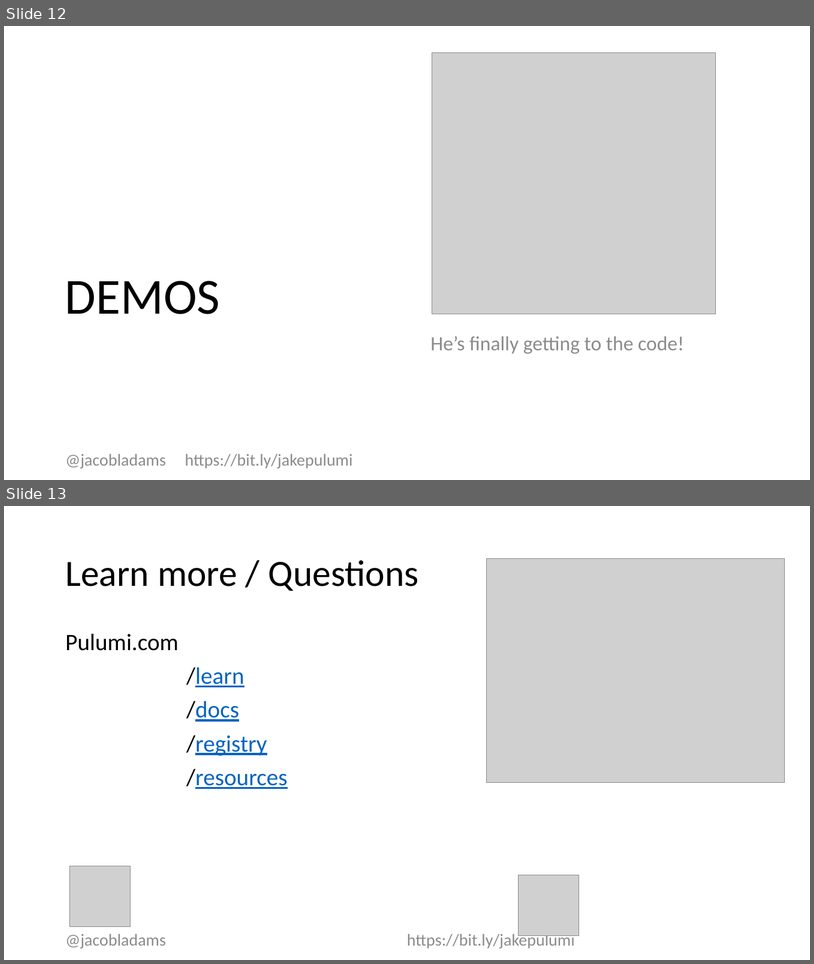
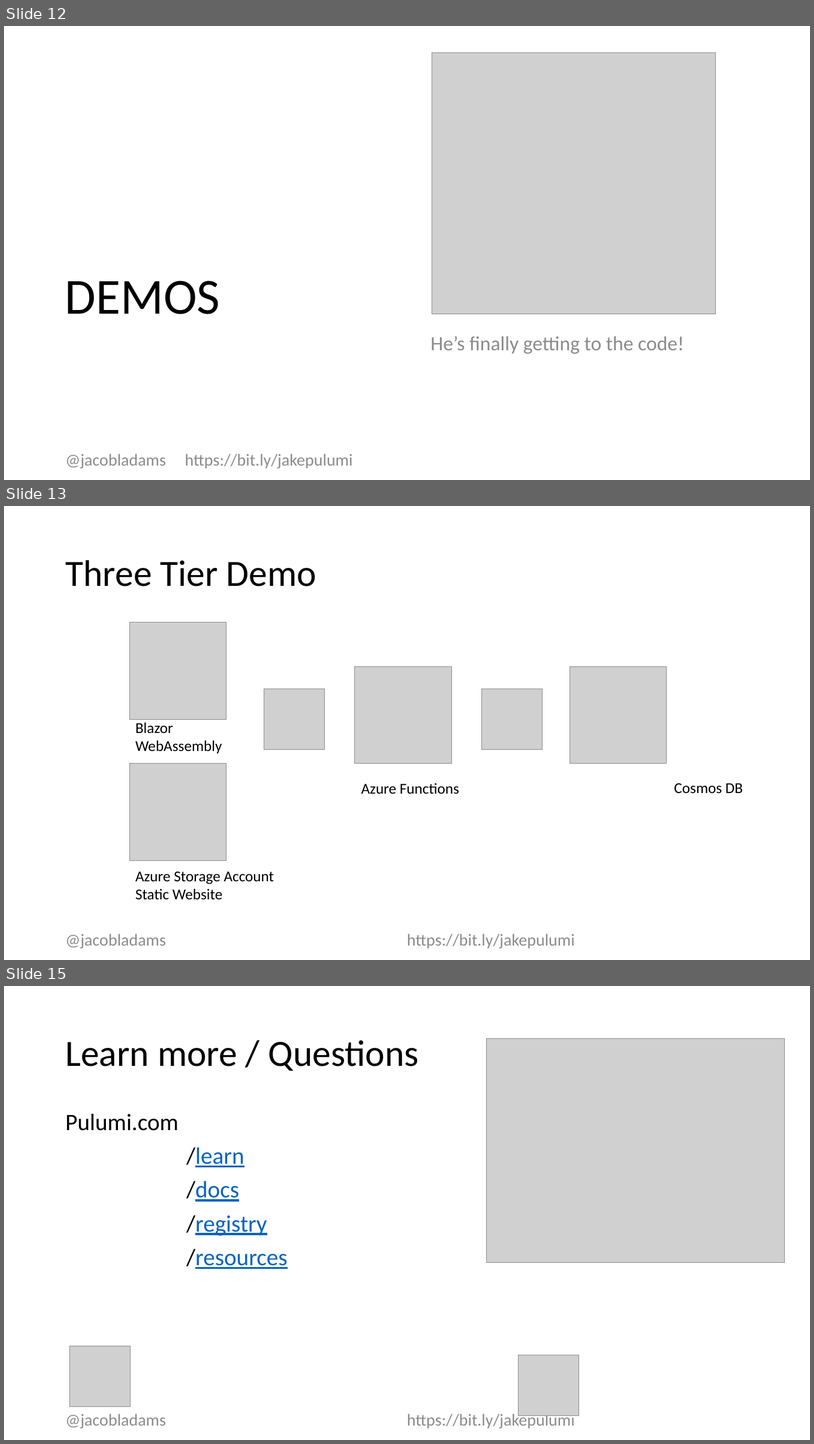
Before and after one commit to jacobladams/creating-cloud-infrastructure-with-c-sharp-and-pulumi, a slide deck: Creating Cloud Infrastructure with C# and Pulumi.pptx. Shown one above the other, each under a label of ours: slides 12 and 13 before the commit, slides 12, 13 and 15 after it; the slides between them are not shown. The pictures are 814x964 and 814x1444 pixels, drawn with LibreOffice and Linux fonts; fonts in the diff are those of the drawing; grey boxes stand for pictures. Boxes give left, top, right and bottom in pixels: in the first picture for what was removed or moved away, otherwise in the second. Text is boxed around its words. In the diff, an @@ line names an element or a change of style, - is before the commit and + after.

```diff
--- a/Creating Cloud Infrastructure with C# and Pulumi.pptx
+++ b/Creating Cloud Infrastructure with C# and Pulumi.pptx
@@ slide 13 added at [4,506,810,960], background #FFFFFF @@
@@ title added at [65,560,317,586], 44 pt, text #000000 @@
+Three Tier Demo
@@ picture added at [129,622,226,719] @@
@@ picture added at [355,666,452,763] @@
@@ picture added at [570,666,667,763] @@
@@ picture added at [264,688,324,749] @@
@@ picture added at [482,688,542,749] @@
@@ text added at [135,722,222,753], 18 pt, text #000000 @@
+Blazor WebAssembly
@@ picture added at [129,763,226,860] @@
@@ text added at [362,783,459,794], 18 pt, text #000000 @@
+Azure Functions
@@ text added at [674,783,743,793], 18 pt, text #000000 @@
+Cosmos DB
@@ text added at [135,871,275,900], 18 pt, text #000000 @@
+Azure Storage Account Static Website
@@ text added at [65,933,575,948], 20 pt, text #8C8C8C @@
+@jacobladams https://bit.ly/jakepulumi
@@ what was slide 13 is now slide 15 @@
```
Also in this commit, not shown: 1 other slide added, 24 other files.
